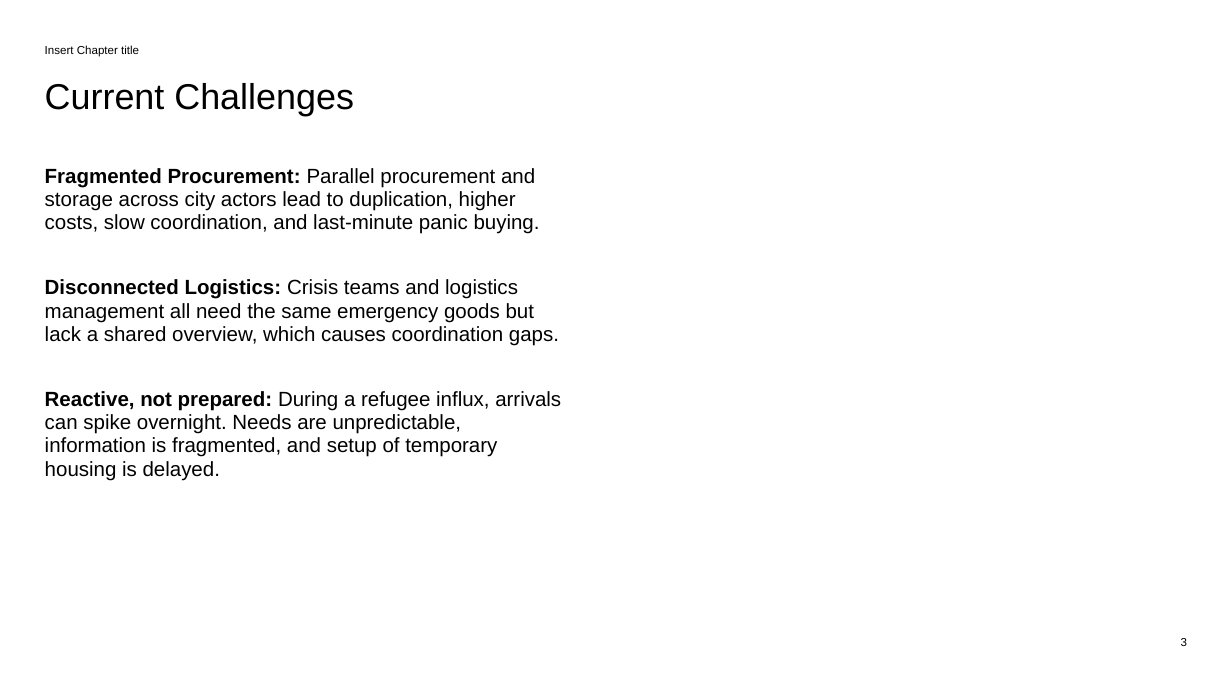
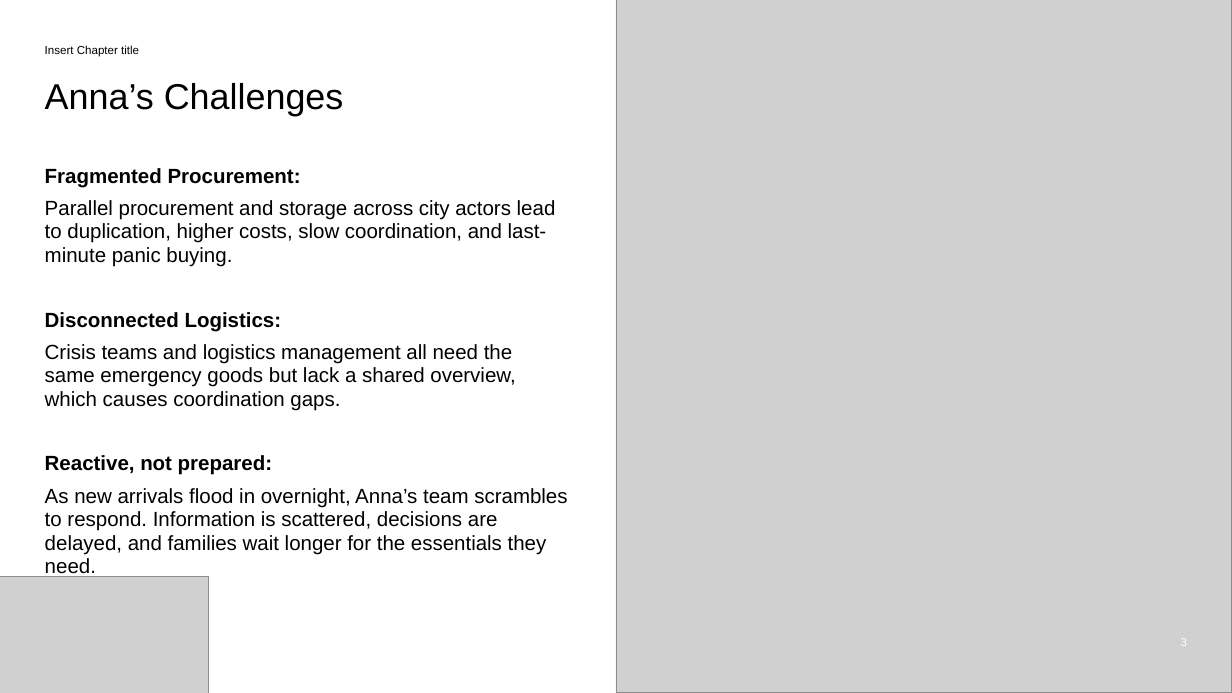
Before and after one commit to homo-iocus/hackathon-for-crisis-app-for-gaap-aoz-challenge, a slide deck: slide 3 of prototype/Seminar Final Presentation.pptx. Drawn at 1232x693 pixels with LibreOffice and Linux fonts; fonts in the diff are those of the drawing; grey boxes stand for pictures; background and template pictures are left out. Boxes give left, top, right and bottom in pixels: in the first picture for what was removed or moved away, otherwise in the second. Text is boxed around its words. In the diff, an @@ line names an element or a change of style, - is before the commit and + after.

Commit message:
Final Presentation

```diff
--- a/prototype/Seminar Final Presentation.pptx
+++ b/prototype/Seminar Final Presentation.pptx
@@ picture added at [616,0,1232,693] @@
@@ title at [45,83,344,116]: text changed @@
-Current Challenges
+Anna’s Challenges
@@ text at [45,168,567,578]: text changed @@
-Fragmented Procurement: Parallel procurement and storage across city actors lead to duplication, higher costs, slow coordination, and last-minute panic buying.
-Disconnected Logistics: Crisis teams and logistics management all need the same emergency goods but lack a shared overview, which causes coordination gaps.
-Reactive, not prepared: During a refugee influx, arrivals can spike overnight. Needs are unpredictable, information is fragmented, and setup of temporary housing is delayed.
+Fragmented Procurement:
+Parallel procurement and storage across city actors lead to duplication, higher costs, slow coordination, and last-minute panic buying.
+Disconnected Logistics:
+Crisis teams and logistics management all need the same emergency goods but lack a shared overview, which causes coordination gaps.
+Reactive, not prepared:
+As new arrivals flood in overnight, Anna’s team scrambles to respond. Information is scattered, decisions are delayed, and families wait longer for the essentials they need.
@@ picture added at [0,577,209,693] @@
@@ page number at [1181,639,1187,641]: text colour #000000 to #FFFFFF @@
```
Also in this commit, not shown: 5 other slides changed, 1 slide added, 1 slide removed.
